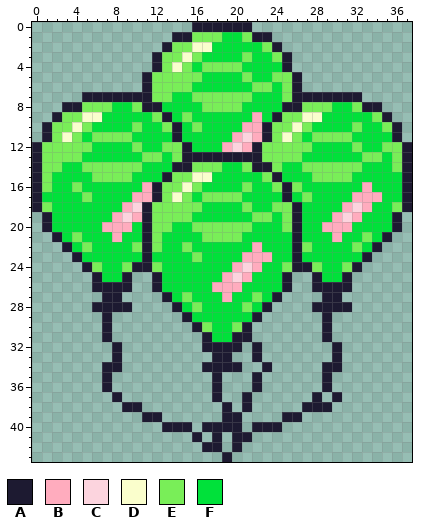
Edited in one commit: pixel-art sprite (projectMinigame/Game/GreenEnemyGroup(N).png). This is how it looked before the edit.
The file is 38x44 pixels. Colours within 5 levels of each other are drawn and written as one.
Palette (. is transparent): A #1d1a31  B #ffacbe  C #fcd4de  D #fafecc  E #79ee58  F #00e13a
Pixels before, first column x 0:
 0 ................AAAAAA................
 1 ..............AAEEEFFEAA..............
 2 .............AEEDDFFFFFEA.............
 3 ............AEEDEFFFFEFFEA............
 4 ............AEDEFEEEEFFFFA............
 5 ...........AEEEEEFFFFEFFEEA...........
 6 ...........AEEEEFFFFFFEEFEA...........
 7 .....AAAAAAAEEFFEEEEEEFFFEAAAAAAA.....
 8 ...AAEEEFFEAAFFFFEEEEFFFFAAEEEFFEAA...
 9 ..AEEDDFFFFFEAFEFFFFFFBFAEEDDFFFFFEA..
10 .AEEDEFFFFEFFEAFEFFFFBBAEEDEFFFFEFFEA.
11 .AEDEFEEEEFFFFAFFFFFBCBAEDEFEEEEFFFFA.
12 AEEEEEFFFFEFFEEAFFFBCBAEEEEEFFFFEFFEEA
13 AEEEEFFFFFFEEFEAAAAAAAAEEEEFFFFFFEEFEA
14 AEEFFEEEEEEFFFAAEEEFFEAAEFFEEEEEEFFFEA
15 AEFFFFEEEEFFFAEEDDFFFFFEAFFFEEEEFFFFFA
16 AEFFEFFFFFFBAEEDEFFFFEFFEAEFFFFFFBFFFA
17 AFFFFEFFFFBBAEDEFEEEEFFFFAFEFFFFBBBFFA
18 AEFFFFFFFBCAEEEEEFFFFEFFEEAFFFFBCBFFEA
19 .AFFFFFFBCBAEEEEFFFFFFEEFEAFFFBCBFFFA.
20 .AFFFFFBBBFAEEFFEEEEEEFFFEAFFBBBFFFFA.
21 ..AFEFFFBFFAEFFFFEEEEFFFFFAFFFBFFEFA..
22 ...AFEFFFFEAEFFEFFFFFFBFFFAEFFFFEFA...
23 ....AFFFFFFAFFFFEFFFFBBBFFAFFFFFFA....
24 .....AEFFEAAEFFFFFFFBCBFFEAAEFFEA.....
25 ......AFFA..AFFFFFFBCBFFFA..AFFA......
26 ......AAAA..AFFFFFBBBFFFFA..AAAA......
27 .......AA....AFEFFFBFFEFA....AA.......
28 ......AAAA....AFEFFFFEFA....AAAA......
29 .......A.......AFFFFFFA......A........
30 .......A........AEFFEA.......A........
31 .......A.........AFFAA.......A........
32 ........A........AAAA.A.......A.......
33 ........A.........AA..A.......A.......
34 .......AA........AAAA..A.....AA.......
35 .......A..........A...A......A........
36 .......A..........A...A......A........
37 ........A.........A..A......A.A.......
38 .........AA........A.A.....AAA........
39 ...........AA......AA....AA...........
40 .............AAA.AAAA.AAA.............
41 ................A.A.AA................
42 .................AA.A.................
43 ...................A..................
After:
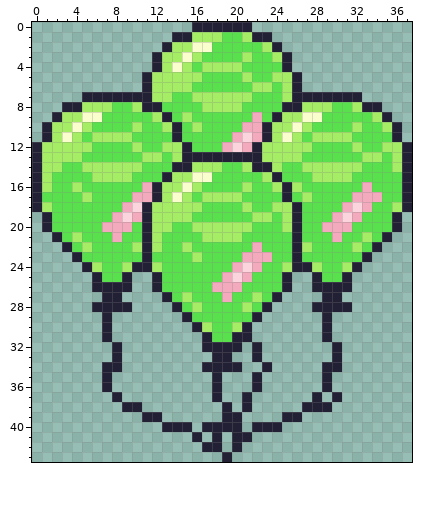
Edits made:
Colour A changes from #1d1a31 to #222034.
Colour B changes from #ffacbe to #f3aabc.
Colour E changes from #79ee58 to #a4ed64.
Colour F changes from #00e13a to #59e04d.
Where, in picture pixels (left, top, right, bottom), the same in both pictures:
changed: (32, 22, 412, 462)
